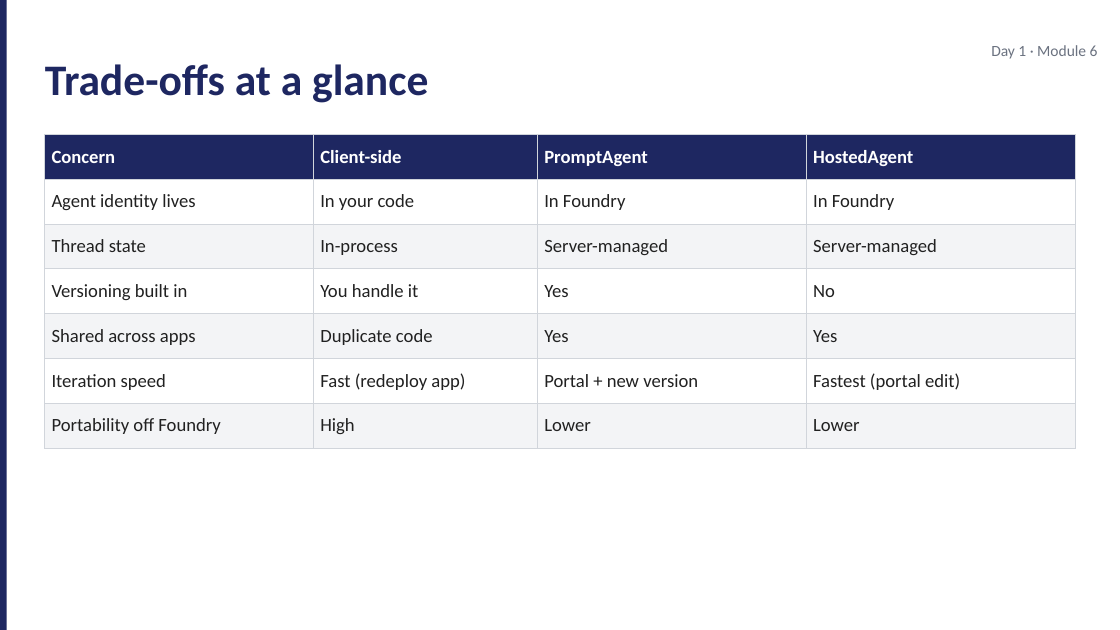
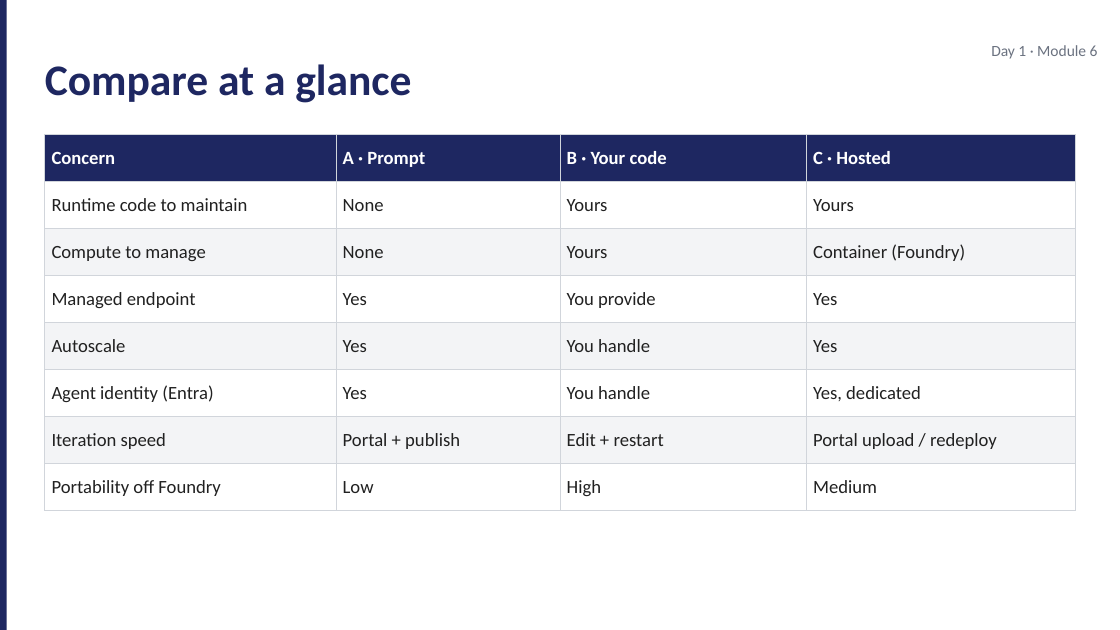
Before and after one commit to JimPiquant/Building-AI-Apps-and-Agents, a slide deck: slide 8 of decks/day1/module-6-hosting-styles.pptx (slide 7 before the commit). Drawn at 1120x630 pixels with LibreOffice and Linux fonts; fonts in the diff are those of the drawing. Boxes give left, top, right and bottom in pixels: in the first picture for what was removed or moved away, otherwise in the second. Text is boxed around its words. In the diff, an @@ line names an element or a change of style, - is before the commit and + after.

```diff
--- a/decks/day1/module-6-hosting-styles.pptx
+++ b/decks/day1/module-6-hosting-styles.pptx
@@ text at <box>45,64,411,103</box>: text changed @@
-Trade-offs at a glance
+Compare at a glance
@@ table at <box>45,134,1075,500</box> @@
-row 1: Concern | Client-side | PromptAgent | HostedAgent
-row 2: Agent identity lives | In your code | In Foundry | In Foundry
-row 3: Thread state | In-process | Server-managed | Server-managed
-row 4: Versioning built in | You handle it | Yes | No
-row 5: Shared across apps | Duplicate code | Yes | Yes
-row 6: Iteration speed | Fast (redeploy app) | Portal + new version | Fastest (portal edit)
-row 7: Portability off Foundry | High | Lower | Lower
+row 1: Concern | A · Prompt | B · Your code | C · Hosted
+row 2: Runtime code to maintain | None | Yours | Yours
+row 3: Compute to manage | None | Yours | Container (Foundry)
+row 4: Managed endpoint | Yes | You provide | Yes
+row 5: Autoscale | Yes | You handle | Yes
+row 6: Agent identity (Entra) | Yes | You handle | Yes, dedicated
+row 7: Iteration speed | Portal + publish | Edit + restart | Portal upload / redeploy
+row 8: Portability off Foundry | Low | High | Medium
```
Also in this commit, not shown: 7 other slides changed, 5 slides added, 4 slides removed, 26 other files.
